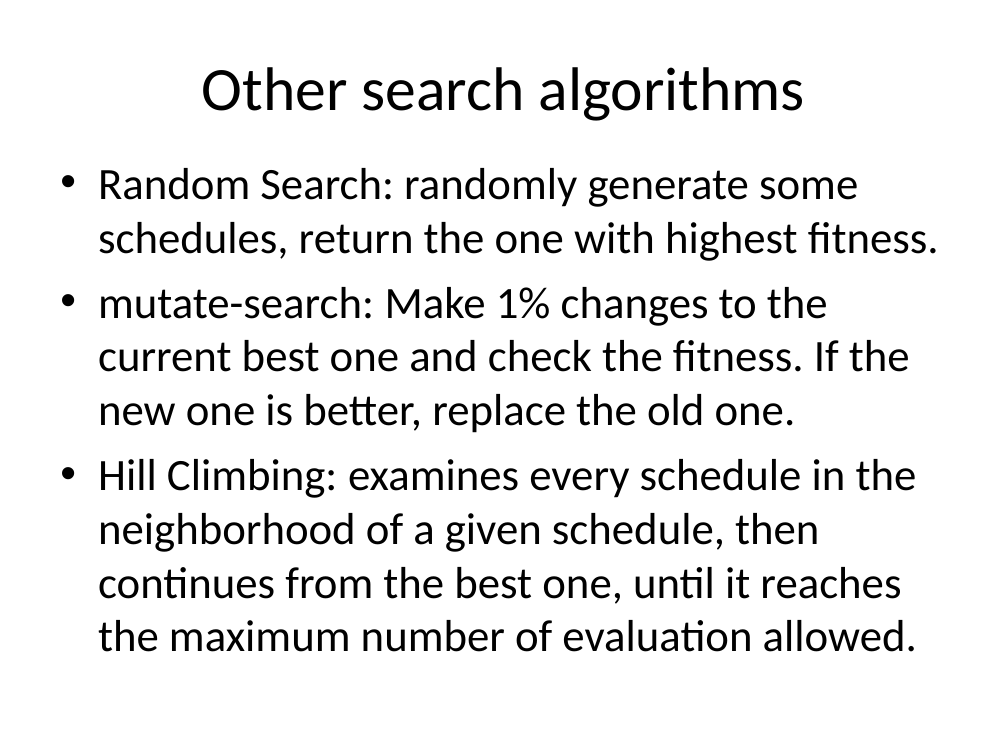
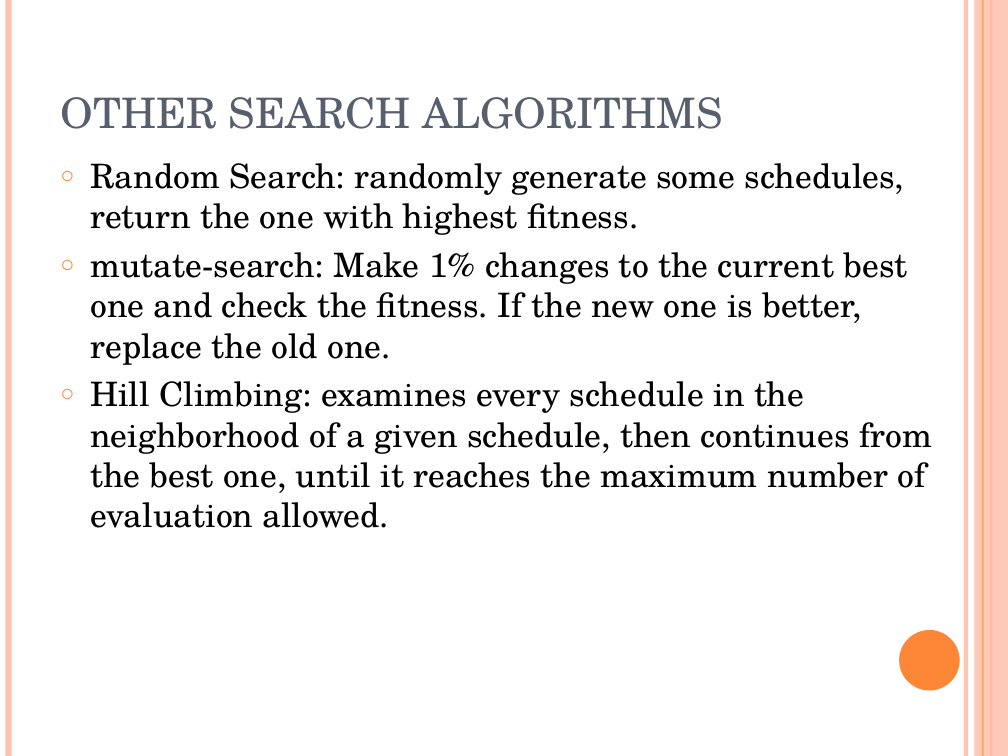
Before and after one commit to putrakoreng/csc384-genetic-algorithms-project, a slide deck: slide 4 of GA_TestBench/Data Files/presentation.ppt. Drawn at 1008x756 pixels with LibreOffice and Linux fonts; fonts in the diff are those of the drawing. Boxes give left, top, right and bottom in pixels: in the first picture for what was removed or moved away, otherwise in the second. Text is boxed around its words. In the diff, an @@ line names an element or a change of style, - is before the commit and + after.

```diff
--- a/GA_TestBench/Data Files/presentation.ppt
+++ b/GA_TestBench/Data Files/presentation.ppt
@@ line added from (8, 0) to (8, 756), #FEC3AE 4.51 pt @@
@@ line added from (966, 0) to (966, 756), #FEC3AE 3 pt @@
@@ rectangle added at [975,0,1008,756], fill #FEC3AE at 87% opacity @@
@@ line added from (983, 0) to (983, 756), #FE8637 0.74 pt @@
@@ line added from (991, 0) to (991, 756), #FE8637 1.5 pt @@
@@ title "OTHER SEARCH ALGORITHMS" at [60,97,722,129]: vertical alignment middle to bottom @@
@@ title at [60,97,722,129]: text changed; size 44 to 30 pt; font Calibri to TeX Gyre Schola; text colour #000000 to #575F6D @@
-Other search algorithms
+OTHER SEARCH ALGORITHMS
@@ text "Random Search: randomly generate some ..." at [90,163,932,528]: size 32 to 24 pt, font Calibri to TeX Gyre Schola; bullet • to ○; less space between paragraphs; bullet colour #000000 to #FE8637 @@
@@ ellipse added at [899,630,960,690], fill #FE8637 @@
```
Also in this commit, not shown: 11 other slides changed.
